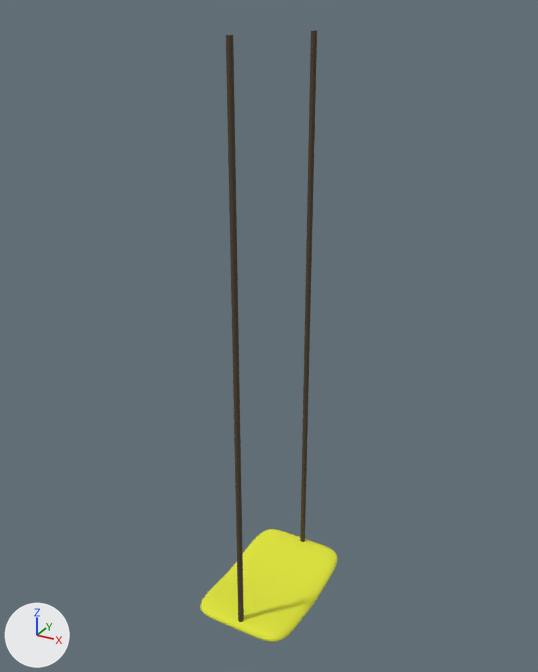
The OBJ model ProyectoFinal/ProyectoFinal/Models/Columpio/columpio_der.obj, before and after one commit.
Rendered twice from a 50 mm lens placed at (2.19, -2.46, 6.19), pointed at (-0.37, 2.19, 3.86). Every picture has the same lights, and +X, +Y and +Z are marked at lower left. Where no turn or scale is listed for an object, it has been applied to the vertices. Vertices at the same position are counted once.

Objects in the first picture: 'columpio_der'.
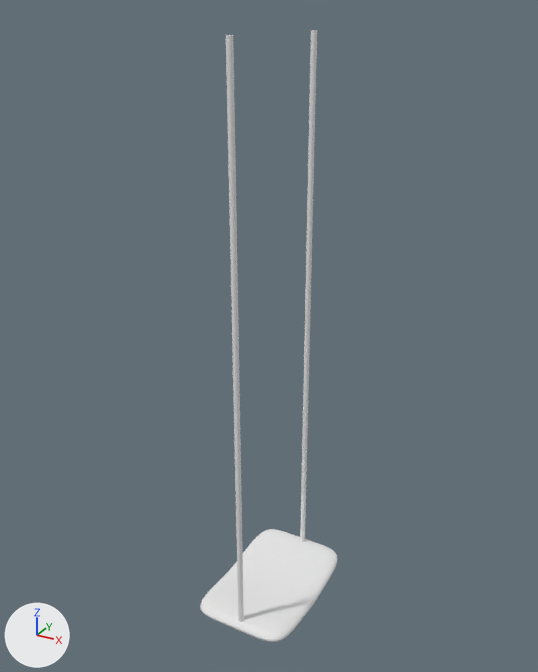
The newer file is also turned or shifted as a whole; pictures and numbers use the older file's frame.

Where the change shows, as pixel boxes (x1, y1, x2, y2) in the pictures (538 x 672 px):
part 1 of me_columpio_der, recoloured (yellow to white): (200, 529, 337, 642) in both
part 2 of me_columpio_der, recoloured (brown to grey): (226, 30, 317, 622) in both

What changed in the scene script:
```text
Add mat_columpio_der3_lambert3sg:
    mat_columpio_der3_lambert3sg = principled_material('columpio_der3:lambert3SG')
    mat_columpio_der3_lambert3sg.base_color = (0.8, 0.8, 0.8)  # white #e7e7e7
    mat_columpio_der3_lambert3sg.roughness = 1.0
Add mat_columpio_der3_lambert5sg:
    mat_columpio_der3_lambert5sg = principled_material('columpio_der3:lambert5SG')
    mat_columpio_der3_lambert5sg.base_color = (0.8, 0.8, 0.8)  # white #e7e7e7
    mat_columpio_der3_lambert5sg.roughness = 1.0
Change me_columpio_der:
    where me_columpio_der.from_pydata(...)  # 2582 vertices, 2648 faces; spans x -0.75..0.11, y 1.51..2.79, z 1.39..6.04
    used by ob_columpio_der; location = (0.0, 0.0, 0.0)
    me_columpio_der part 1: all 2432 faces that had it switch from mat_lambert3sg (picture img_texture_png) to mat_columpio_der3_lambert3sg (white #e7e7e7)
    me_columpio_der part 2: all 216 faces that had it switch from mat_lambert5sg (picture img_texture_png) to mat_columpio_der3_lambert5sg (white #e7e7e7)
```
